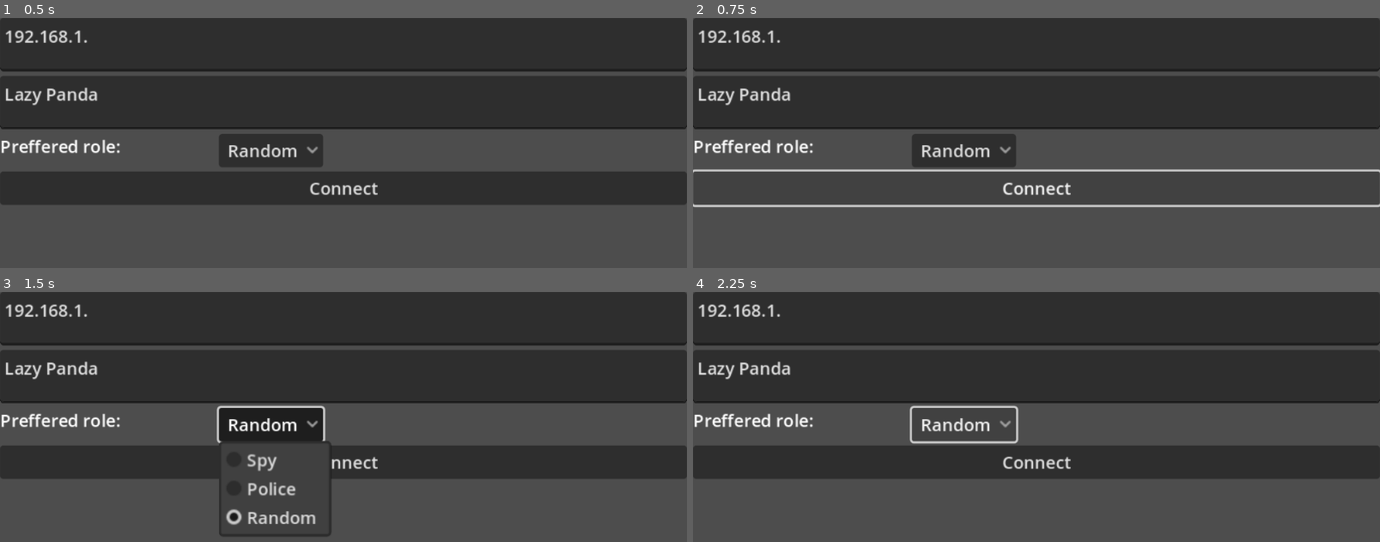
Above: before the commit, frames 1-4 (two rows, left to right).
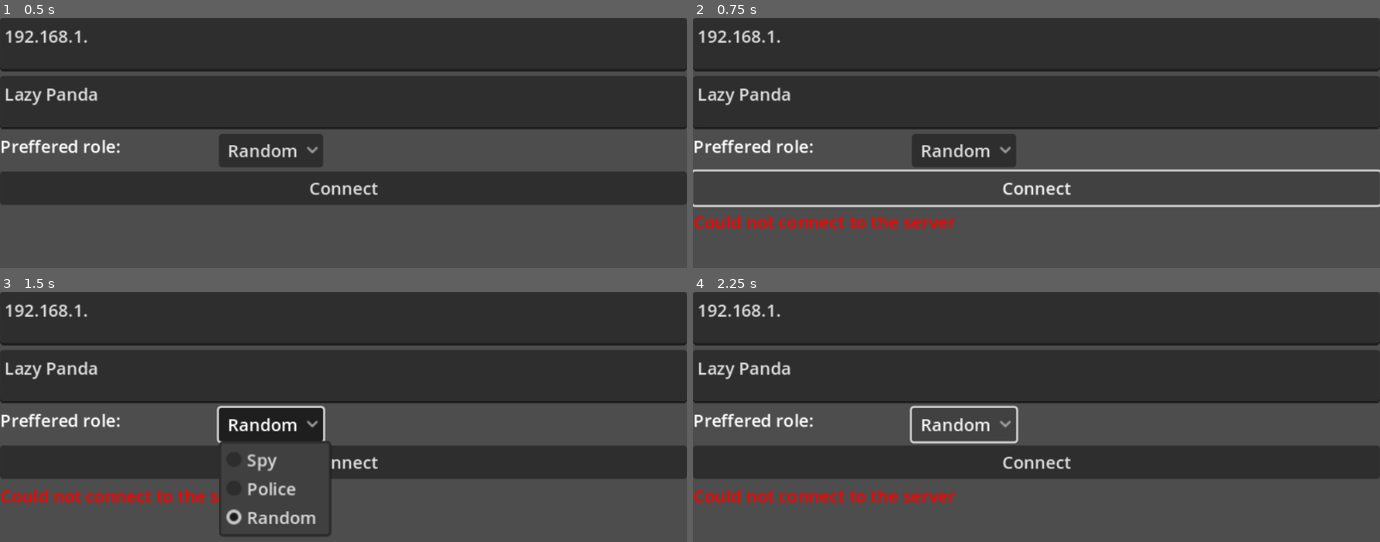
Above: after the commit, the same moments.

Repository: TheWrongUlraf/SummerGameJam2025
Game: Godot game, scene res://scenes/LobbyScreen.tscn
Two runs of this game, one before a commit and one after it. Both use one fixed random seed, a clock stepped at 60 frames per second and the inputs below.
Inputs:
- Up to frame 1 (0.5 s): no input
- Up to frame 2 (0.75 s): click "Connect" at 0.5 s
- Up to frame 3 (1.5 s): click "Random" at 1.25 s
- Up to frame 4 (2.25 s): click "Random" at 2 s

Frame 1 is identical in both runs. In frame 2, 0.9% of the frame differs, in the area x 0-39%, y 78-85%; in frame 3, 0.8%; in frame 4, 0.9%.

Commit message:
Show error when we can't connect

Diff:
--- a/scenes/LobbyScreen.tscn
+++ b/scenes/LobbyScreen.tscn
@@ -58,6 +58,13 @@
 layout_mode = 2
 text = "Connect"
 
+[node name="ErrorText" type="RichTextLabel" parent="VerticalBox/ClientControls/NotConnected"]
+visible = false
+modulate = Color(1, 0, 0, 1)
+layout_mode = 2
+text = "Could not connect to the server"
+fit_content = true
+
 [node name="Connected" type="VBoxContainer" parent="VerticalBox/ClientControls"]
 visible = false
 layout_mode = 2
--- a/scripts/lobby.gd
+++ b/scripts/lobby.gd
@@ -153,7 +153,9 @@
 		multiplayer.multiplayer_peer.close()
 
 	var peer = ENetMultiplayerPeer.new()
-	peer.create_client(ip, SERVER_PORT)
+	var result = peer.create_client(ip, SERVER_PORT)
+	if result != OK:
+		client_on_connection_error.emit()
 	multiplayer.multiplayer_peer = peer
 
 
--- a/scripts/lobby_screen.gd
+++ b/scripts/lobby_screen.gd
@@ -41,6 +41,7 @@
 
 
 func _on_connect_button_pressed() -> void:
+	$VerticalBox/ClientControls/NotConnected/ErrorText.hide()
 	Lobby.connect_to_server($VerticalBox/ClientControls/NotConnected/ServerIP.text)
 
 
@@ -63,11 +64,12 @@
 
 func _client_on_disconnected():
 	$VerticalBox/ClientControls/NotConnected.show()
+	$VerticalBox/ClientControls/NotConnected/ErrorText.hide()
 	$VerticalBox/ClientControls/Connected.hide()
 
 
 func _client_on_connection_error():
-	pass
+	$VerticalBox/ClientControls/NotConnected/ErrorText.show()
 
 
 func _client_on_game_started(role: int, starting_position: Vector2):
